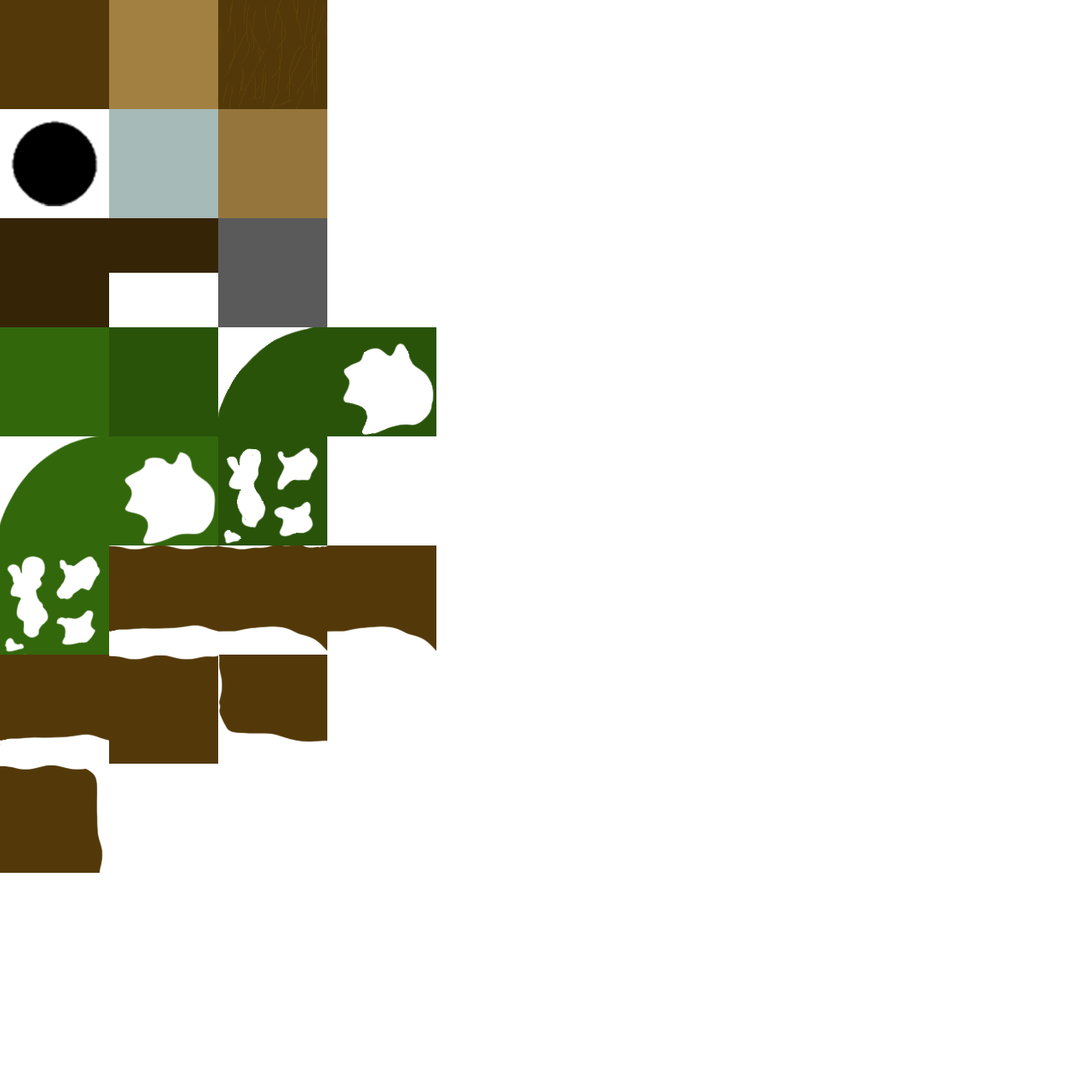
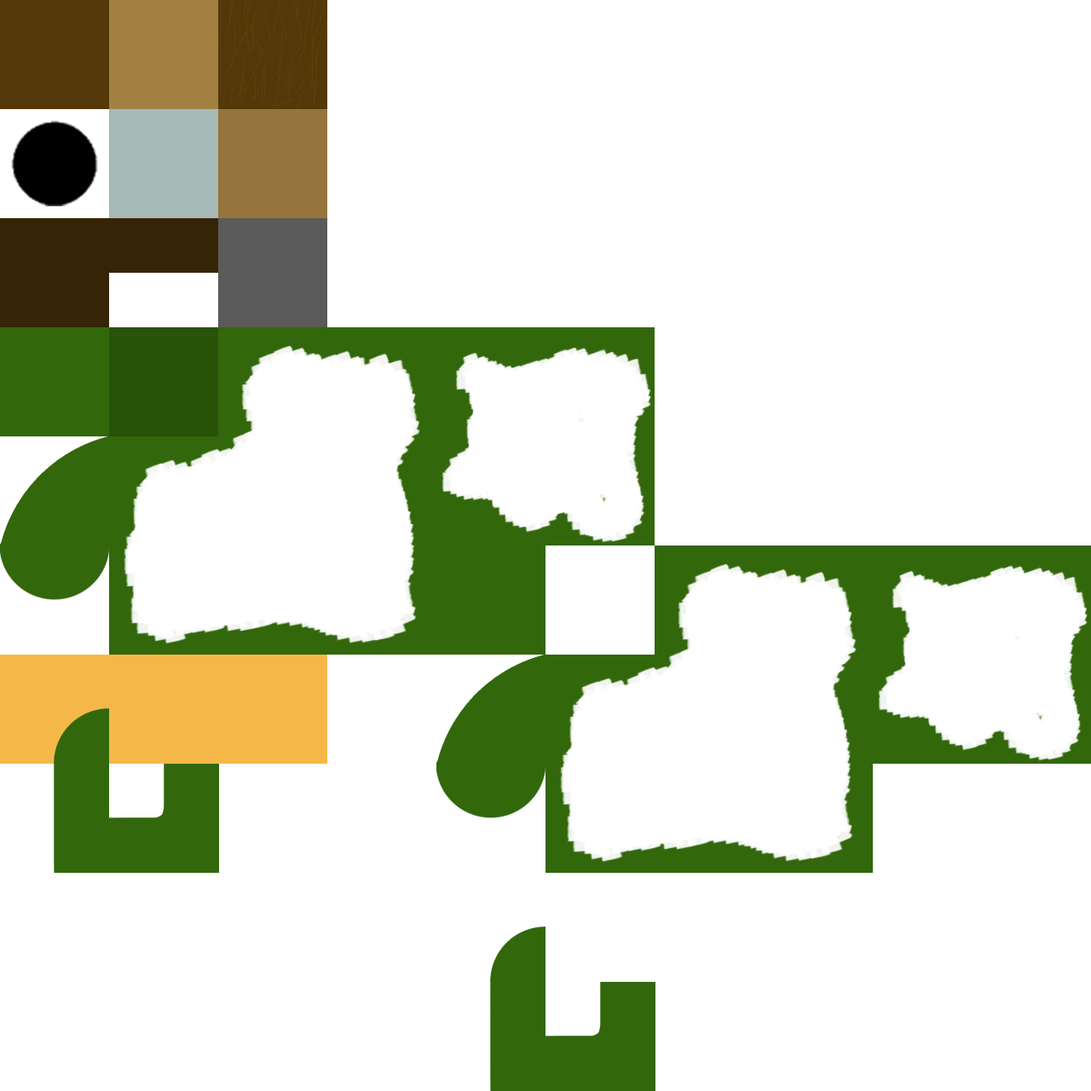
Comparing the layer stacks of the two 1091px x 1091px images. Changes:
added layer "Calque 16" above "Calque 15" over box(436, 545, 1091, 1091)
renamed "Calque 8" to "Calque 15", moved it above "Calque 9", painted on it over box(0, 327, 655, 874)
removed layer "Calque 6" over box(0, 654, 110, 747)
removed layer "Calque 12" over box(325, 544, 438, 653)
removed layer "Calque 5" over box(0, 327, 437, 655)
hid "Calque 9", painted on it over box(0, 544, 438, 874)
painted on "Calque 11" over box(0, 654, 328, 874)
